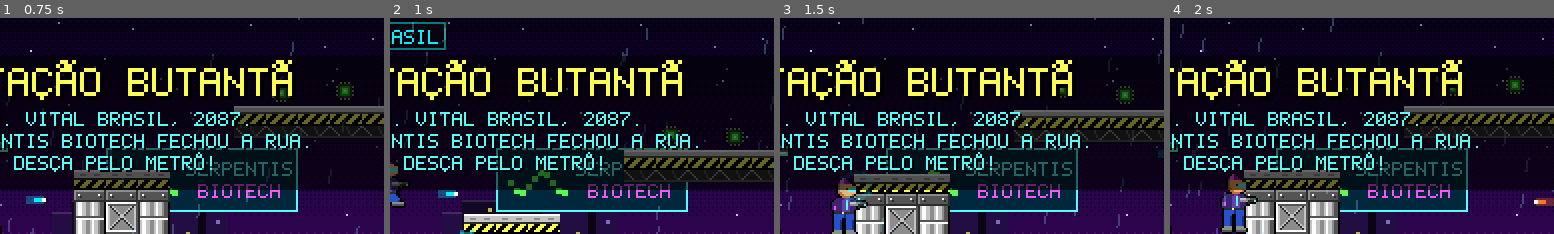
Above: before the commit, frames 1-4 (left to right).
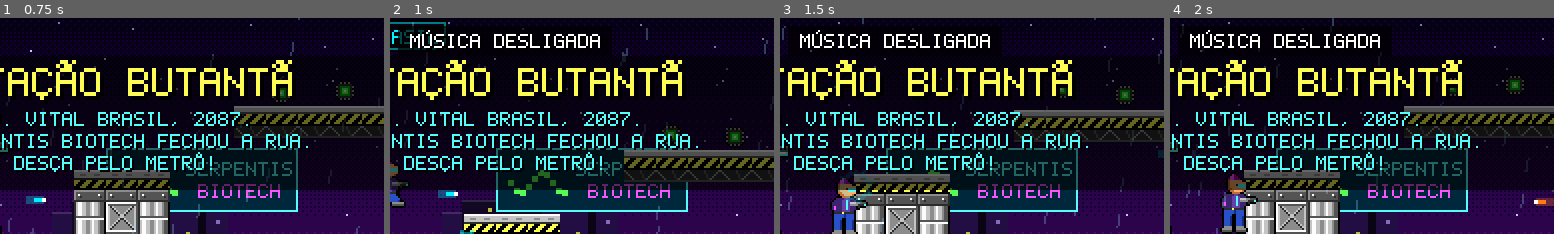
Above: after the commit, the same moments.

Repository: srspinho/Android
Game: Godot game, scene res://scenes/main.tscn
The game is run twice, just before and just after one commit, with the same random seed, the same clock (stepped at 60 frames per second) and the same inputs.
Inputs (mouse positions are % of the whole screen's width and height, from its top left):
- Up to frame 1 (0.75 s): tap Enter (restart) at 0.5 s; move the mouse to (72, 45) at 0.52 s; hold Right (move_right) from 0.53 s (still down); hold X (shoot) from 0.53 s (still down); click (72, 45) at 0.67 s
- Up to frame 2 (1 s): keep holding Right (move_right); keep holding X (shoot); tap Space (jump) at 0.77 s; tap M (toggle_music, bound only after the commit) at 0.8 s
- Up to frame 3 (1.5 s): tap Space (jump) at 1.07 s; release Right (move_right) at 1.25 s; release X (shoot) at 1.25 s; drag from (30, 55) to (65, 25) at 1.27 s
- Up to frame 4 (2 s): no input
The pictures show only the part of the screen within x 28-78%, y 2-52%; the shares and areas given below are measured in that part.

Frame 1 is identical in both runs. In frame 2, 3.1% of the frame differs, in the area x 2-58%, y 3-18%; in frame 3, 3.1%; in frame 4, 3.2%.

Commit message:
Efeitos sonoros e músicas
- tools/gen_audio.py sintetiza 17 efeitos (tiro, pulo, explosão, dano,
  itens, cartão, porta, dogão, chefe, fim de fase, morte) e 4 músicas
  synthwave/chiptune em loop (fase1, fase2, fase3 e boss)
- Autoload Audio: efeitos com várias vozes e música que não reinicia a
  cada morte; tecla M (Select no controle) liga/desliga a música
- Base comum dos chefes (boss_base.gd): barra com o nome do chefe,
  música de chefe ao acordar, rugido, volta da música da fase ao vencer
- Músicas importadas em loop e com compressão ADPCM

Co-Authored-By: Claude Opus 5.5 <noreply@anthropic.com>
Claude-Session: https://claude.ai/code/session_01YFXL7CcYEuUuapqFnuYQks

Diff:
--- a/levels/fase1_estacao_butanta.gd
+++ b/levels/fase1_estacao_butanta.gd
@@ -14,6 +14,9 @@
 
 const NAME := "ESTAÇÃO BUTANTÃ"
 const SUBTITLE := "Av. Vital Brasil, 2087.\nA Serpentis Biotech fechou a rua.\nDesça pelo metrô!"
+
+## Música da fase (arquivo em audio/music, gerado por tools/gen_audio.py).
+const MUSIC := "fase1"
 
 const SIGNS := [
 	{"pos": Vector2i(2, 5), "text": "AV. VITAL BRASIL", "color": "00f0ff", "size": 11},
--- a/levels/fase2_instituto_butantan.gd
+++ b/levels/fase2_instituto_butantan.gd
@@ -11,6 +11,9 @@
 ## Parede de fundo das áreas cobertas e camada próxima do fundo da cidade.
 const INTERIOR_BG := "res://art/bg_lab.png"
 const BACKDROP_NEAR := "res://art/bg_butantan.png"
+
+## Música da fase (arquivo em audio/music, gerado por tools/gen_audio.py).
+const MUSIC := "fase2"
 
 const SIGNS := [
 	{"pos": Vector2i(2, 5), "text": "INSTITUTO BUTANTAN", "color": "54fc54"},
--- a/project.godot
+++ b/project.godot
@@ -9,6 +9,10 @@
 run/main_scene="res://scenes/main.tscn"
 config/features=PackedStringArray("4.3", "GL Compatibility")
 config/icon="res://icon.svg"
+
+[autoload]
+
+Audio="*res://scripts/audio.gd"
 
 [display]
 
--- /dev/null
+++ b/scripts/audio.gd
@@ -0,0 +1,77 @@
+extends Node
+## Efeitos sonoros e música. Fica sempre carregado (autoload "Audio" no
+## project.godot), então a música não reinicia quando a fase recomeça.
+## Os sons são gerados por tools/gen_audio.py.
+
+const SFX_DIR := "res://audio/sfx/"
+const MUSIC_DIR := "res://audio/music/"
+const VOICES := 10
+## O mesmo efeito não toca de novo antes disso (ms), para não "metralhar".
+const MIN_REPEAT_MS := 35
+
+var music_on := true
+
+var _players: Array[AudioStreamPlayer] = []
+var _next := 0
+var _cache := {}
+var _last_played := {}
+var _music: AudioStreamPlayer
+var _music_name := ""
+
+
+func _ready() -> void:
+	process_mode = Node.PROCESS_MODE_ALWAYS
+	for i in VOICES:
+		var p := AudioStreamPlayer.new()
+		add_child(p)
+		_players.append(p)
+	_music = AudioStreamPlayer.new()
+	_music.volume_db = -5.0
+	add_child(_music)
+
+
+## Toca um efeito (nome do arquivo em audio/sfx, sem .wav).
+func sfx(name: String, volume_db := 0.0, pitch_variation := 0.05) -> void:
+	var now := Time.get_ticks_msec()
+	if now - int(_last_played.get(name, -100000)) < MIN_REPEAT_MS:
+		return
+	_last_played[name] = now
+	var stream := _load(SFX_DIR + name + ".wav")
+	if stream == null:
+		return
+	var p := _players[_next]
+	_next = (_next + 1) % VOICES
+	p.stream = stream
+	p.volume_db = volume_db
+	p.pitch_scale = 1.0 + randf_range(-pitch_variation, pitch_variation)
+	p.play()
+
+
+## Troca a música (nome do arquivo em audio/music). Se já estiver tocando, segue.
+func music(name: String) -> void:
+	if name == _music_name and (_music.playing or not music_on):
+		return
+	_music_name = name
+	_music.stream = _load(MUSIC_DIR + name + ".wav")
+	if music_on and _music.stream:
+		_music.play()
+
+
+func stop_music() -> void:
+	_music.stop()
+	_music_name = ""
+
+
+func toggle_music() -> bool:
+	music_on = not music_on
+	if music_on and _music.stream:
+		_music.play()
+	else:
+		_music.stop()
+	return music_on
+
+
+func _load(path: String) -> AudioStream:
+	if not _cache.has(path):
+		_cache[path] = load(path) if ResourceLoader.exists(path) else null
+	return _cache[path]
--- /dev/null
+++ b/scripts/boss_base.gd
@@ -0,0 +1,36 @@
+extends "res://scripts/enemy_base.gd"
+## Base dos chefes: vida grande com barra no HUD, acorda quando o jogador
+## chega perto ou atira nele (e não volta a dormir), música própria e a saída
+## da fase travada enquanto estiver vivo (ver main.boss_alive()).
+
+var max_hp := 30
+var display_name := "CHEFE"
+var defeat_message := "CHEFE DESTRUÍDO! A saída está liberada"
+
+var _awake := false
+
+
+func _ready() -> void:
+	super._ready()
+	hp = max_hp
+	main.boss = self
+
+
+## Chamar no começo do _ai() de cada chefe.
+func wake_up() -> void:
+	if _awake:
+		return
+	_awake = true
+	active_range = 4000.0  # nada de derrotar o chefe de longe enquanto dorme
+	Audio.music("boss")
+	Audio.sfx("boss_roar")
+
+
+func hurt(amount: int) -> void:
+	wake_up()
+	super.hurt(amount)
+	if hp <= 0:
+		for i in 6:
+			main.spawn_fx(global_position + Vector2(randf_range(-30, 30), randf_range(-30, 0)), body_color, 24.0)
+		main.hud.show_message(defeat_message)
+		main.on_boss_defeated()
--- a/scripts/door.gd
+++ b/scripts/door.gd
@@ -38,10 +38,12 @@
 		return
 	if body.keycards.get(card, false):
 		main.hud.show_message("Acesso liberado!")
+		Audio.sfx("door_open")
 		main.spawn_fx(global_position + Vector2(0, _height / 2.0), _laser(1.0), 20.0)
 		queue_free()
 	else:
 		main.hud.show_message("Acesso negado: precisa do CARTÃO %s" % ("AZUL" if card == "blue" else "VERMELHO"))
+		Audio.sfx("denied")
 
 
 func _laser(alpha: float) -> Color:
--- a/scripts/enemy_base.gd
+++ b/scripts/enemy_base.gd
@@ -72,7 +72,10 @@
 	if hp <= 0:
 		main.add_score(points)
 		main.spawn_fx(global_position + contact_offset, body_color, 16.0)
+		Audio.sfx("explode")
 		queue_free()
+	else:
+		Audio.sfx("hit")
 
 
 func shoot(dir: Vector2, from: Vector2):
@@ -82,6 +85,7 @@
 	b.direction = dir.normalized()
 	b.position = global_position + from
 	main.world.add_child(b)
+	Audio.sfx("enemy_shoot", -6.0)
 	return b
 
 
--- a/scripts/enemy_boss.gd
+++ b/scripts/enemy_boss.gd
@@ -1,10 +1,8 @@
-extends "res://scripts/enemy_base.gd"
+extends "res://scripts/boss_base.gd"
 ## JARARACA-X, chefe da fase 2: cobra gigante criada nos laboratórios da
 ## Serpentis. Rasteja de um lado para o outro, se ergue e cospe veneno em
 ## leque. Fica mais rápida conforme perde vida. Enquanto ela viver, a saída
 ## da fase fica travada.
-
-const MAX_HP := 30
 
 var dir := -1
 
@@ -14,7 +12,9 @@
 
 
 func _setup() -> void:
-	hp = MAX_HP
+	max_hp = 30
+	display_name = "JARARACA-X"
+	defeat_message = "JARARACA-X DESTRUÍDA! A saída está liberada"
 	points = 5000
 	body_color = Color("#54fc54")
 	contact_offset = Vector2(0, -12)
@@ -22,14 +22,13 @@
 	active_range = 260.0
 	add_box(Vector2(56, 22), Vector2(0, -11))
 	add_sprite(preload("res://art/boss.png"), 3, Vector2(0, -24))
-	main.boss = self
 
 
 func _ai(delta: float, p) -> void:
-	_wake_up()
+	wake_up()
 	velocity.y = minf(velocity.y + GRAVITY * delta, 400.0)
 	_state_t += delta
-	var rage := 1.0 + float(MAX_HP - hp) / MAX_HP  # 1 a 2
+	var rage := 1.0 + float(max_hp - hp) / max_hp  # 1 a 2
 	if _state == "crawl":
 		velocity.x = dir * 40.0 * rage
 		if is_on_wall():
@@ -56,24 +55,10 @@
 ## Cospe um leque de veneno a partir da boca, mirando no jogador.
 func _spit(p, count: int) -> void:
 	var mouth := Vector2(dir * 36, -32)
+	Audio.sfx("boss_spit")
 	var aim: Vector2 = (p.global_position + Vector2(0, -14)) - (global_position + mouth)
 	for i in count:
 		var spread := (i - (count - 1) / 2.0) * 0.22
 		var b = shoot(aim.rotated(spread), mouth)
 		b.color = Color("#54fc54")
 		b.speed = 150.0
-
-
-## Depois de acordar (jogador perto ou primeiro tiro), não dorme mais:
-## nada de derrotar a chefe de longe enquanto ela está parada.
-func _wake_up() -> void:
-	active_range = 4000.0
-
-
-func hurt(amount: int) -> void:
-	_wake_up()
-	super.hurt(amount)
-	if hp <= 0:
-		for i in 6:
-			main.spawn_fx(global_position + Vector2(randf_range(-30, 30), randf_range(-30, 0)), Color("#54fc54"), 24.0)
-		main.hud.show_message("JARARACA-X DESTRUÍDA! A saída está liberada")
--- a/scripts/hotdog_stand.gd
+++ b/scripts/hotdog_stand.gd
@@ -38,6 +38,7 @@
 		p.heal(p.max_hp)
 		_closed = COOLDOWN
 		main.hud.show_message("Dogão completo! Energia no máximo")
+		Audio.sfx("hotdog")
 		main.spawn_fx(global_position + Vector2(0, -24), Color("#fcfc54"), 14.0)
 
 
--- a/scripts/hud.gd
+++ b/scripts/hud.gd
@@ -223,10 +223,10 @@
 		return
 	var w := minf(play.size.x - 40, 200.0)
 	var r := Rect2(roundf(play.get_center().x - w / 2.0), play.end.y - 14, w, 6)
-	PixelFont.draw_centered(_canvas, r.get_center().x, r.position.y - 10, "JARARACA-X", C_GREEN)
+	PixelFont.draw_centered(_canvas, r.get_center().x, r.position.y - 10, b.display_name, C_GREEN)
 	_box(r)
-	_canvas.draw_rect(Rect2(r.position, Vector2(r.size.x * b.hp / b.MAX_HP, r.size.y)), Color("#00a800"))
-	_canvas.draw_rect(Rect2(r.position, Vector2(r.size.x * b.hp / b.MAX_HP, 2)), C_GREEN)
+	_canvas.draw_rect(Rect2(r.position, Vector2(r.size.x * b.hp / b.max_hp, r.size.y)), Color("#00a800"))
+	_canvas.draw_rect(Rect2(r.position, Vector2(r.size.x * b.hp / b.max_hp, 2)), C_GREEN)
 
 func _draw_play_texts(play: Rect2) -> void:
 	var cx := play.get_center().x
--- a/scripts/main.gd
+++ b/scripts/main.gd
@@ -79,6 +79,7 @@
 	add_child(hud)
 	add_child(TouchScript.new())
 	hud.show_banner(level.NAME, level.SUBTITLE)
+	Audio.music(level_const("MUSIC", "fase1"))
 
 
 func _physics_process(_delta: float) -> void:
@@ -89,6 +90,8 @@
 
 
 func _process(_delta: float) -> void:
+	if Input.is_action_just_pressed("toggle_music"):
+		hud.show_message("Música ligada" if Audio.toggle_music() else "Música desligada")
 	if not _finished or hud.overlay_time() < 0.8:
 		return
 	for action in ["restart", "jump", "shoot"]:
@@ -310,6 +313,8 @@
 		return
 	_finished = true
 	player.frozen = true
+	Audio.stop_music()
+	Audio.sfx("level_complete")
 	if current_level + 1 < LEVELS.size():
 		_next_action = "next"
 		hud.show_overlay("FASE CONCLUÍDA!", "Toque ou aperte ENTER\npara continuar")
@@ -318,7 +323,13 @@
 		hud.show_overlay("FIM DA DEMO!", "Fase 3 – Cidade Universitária – em construção.\n\nToque ou aperte ENTER\npara jogar de novo")
 
 
+func on_boss_defeated() -> void:
+	Audio.music(level_const("MUSIC", "fase1"))
+
+
 func _on_player_died() -> void:
+	Audio.stop_music()
+	Audio.sfx("death")
 	_finished = true
 	_next_action = "retry"
 	hud.show_overlay("SISTEMA DESLIGADO", "Toque ou aperte ENTER\npara tentar de novo")
@@ -345,6 +356,7 @@
 		"jump": [KEY_SPACE, KEY_Z, KEY_K],
 		"shoot": [KEY_X, KEY_J, KEY_CTRL],
 		"restart": [KEY_ENTER, KEY_R],
+		"toggle_music": [KEY_M],
 	}
 	var pad := {
 		"move_left": JOY_BUTTON_DPAD_LEFT,
@@ -354,6 +366,7 @@
 		"jump": JOY_BUTTON_A,
 		"shoot": JOY_BUTTON_X,
 		"restart": JOY_BUTTON_START,
+		"toggle_music": JOY_BUTTON_BACK,
 	}
 	for action in keys:
 		if InputMap.has_action(action):
--- a/scripts/pickup.gd
+++ b/scripts/pickup.gd
@@ -66,21 +66,27 @@
 	match kind:
 		"+":
 			body.heal(2)
+			Audio.sfx("health")
 			main.hud.show_message("Coxinha energética! +2 de energia")
 		"K":
 			body.keycards["red"] = true
+			Audio.sfx("card")
 			main.hud.show_message("Cartão de acesso VERMELHO obtido!")
 		"U":
 			body.keycards["blue"] = true
+			Audio.sfx("card")
 			main.hud.show_message("Cartão de acesso AZUL obtido!")
 		"W":
 			body.rapid_fire = 15.0
+			Audio.sfx("powerup")
 			main.hud.show_message("Turbo no blaster: tiro rápido por 15 s")
 		"*":
 			main.add_score(250)
+			Audio.sfx("pickup")
 		"E":
 			if main.boss_alive():
-				main.hud.show_message("Saída travada: derrote a JARARACA-X!")
+				main.hud.show_message("Saída travada: derrote %s!" % main.boss.display_name)
+				Audio.sfx("denied")
 			return
 	main.spawn_fx(global_position, _glow(), 10.0)
 	queue_free()
--- a/scripts/player.gd
+++ b/scripts/player.gd
@@ -164,6 +164,7 @@
 			_drop_until_y = global_position.y + 6.0 + 28.0 + 2.0
 		else:
 			velocity.y = JUMP_VELOCITY
+			Audio.sfx("jump")
 
 	# Soltar o botão de pulo cedo faz um pulo mais baixo.
 	if velocity.y < 0.0 and not Input.is_action_pressed("jump"):
@@ -178,6 +179,7 @@
 func _shoot() -> void:
 	_shoot_cd = 0.11 if rapid_fire > 0.0 else 0.3
 	_muzzle = 0.06
+	Audio.sfx("shoot")
 	var b = BulletScript.new()
 	b.main = main
 	b.from_player = true
@@ -200,6 +202,7 @@
 	_climbing = false
 	velocity = Vector2(-facing * 100.0, -160.0)
 	main.spawn_fx(global_position + Vector2(0, -14), Color("#ff2bd6"), 10.0)
+	Audio.sfx("hurt")
 	if hp == 0:
 		dead = true
 		main.spawn_fx(global_position + Vector2(0, -14), Color("#54fcfc"), 24.0)
Not shown, added: audio/music/boss.wav.import
Not shown, added: audio/music/fase1.wav.import
Not shown, added: audio/music/fase2.wav.import
Not shown, added: audio/music/fase3.wav.import
Not shown, added: audio/sfx/boss_roar.wav.import
Not shown, added: audio/sfx/boss_spit.wav.import
Not shown, added: audio/sfx/card.wav.import
Not shown, added: audio/sfx/death.wav.import
Not shown, added: audio/sfx/denied.wav.import
Not shown, added: audio/sfx/door_open.wav.import
Not shown, added: audio/sfx/enemy_shoot.wav.import
Not shown, added: audio/sfx/explode.wav.import
(and 32 more such lines)
